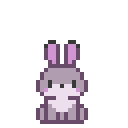
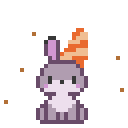
Layers edited between the first and the second 128 x 128 image:
showed "Idle1 copy 22" over [left=4, top=28, right=124, bottom=104]
hid "Idle1" (4th of 5, in "Group 1") over [left=36, top=40, right=88, bottom=100]
